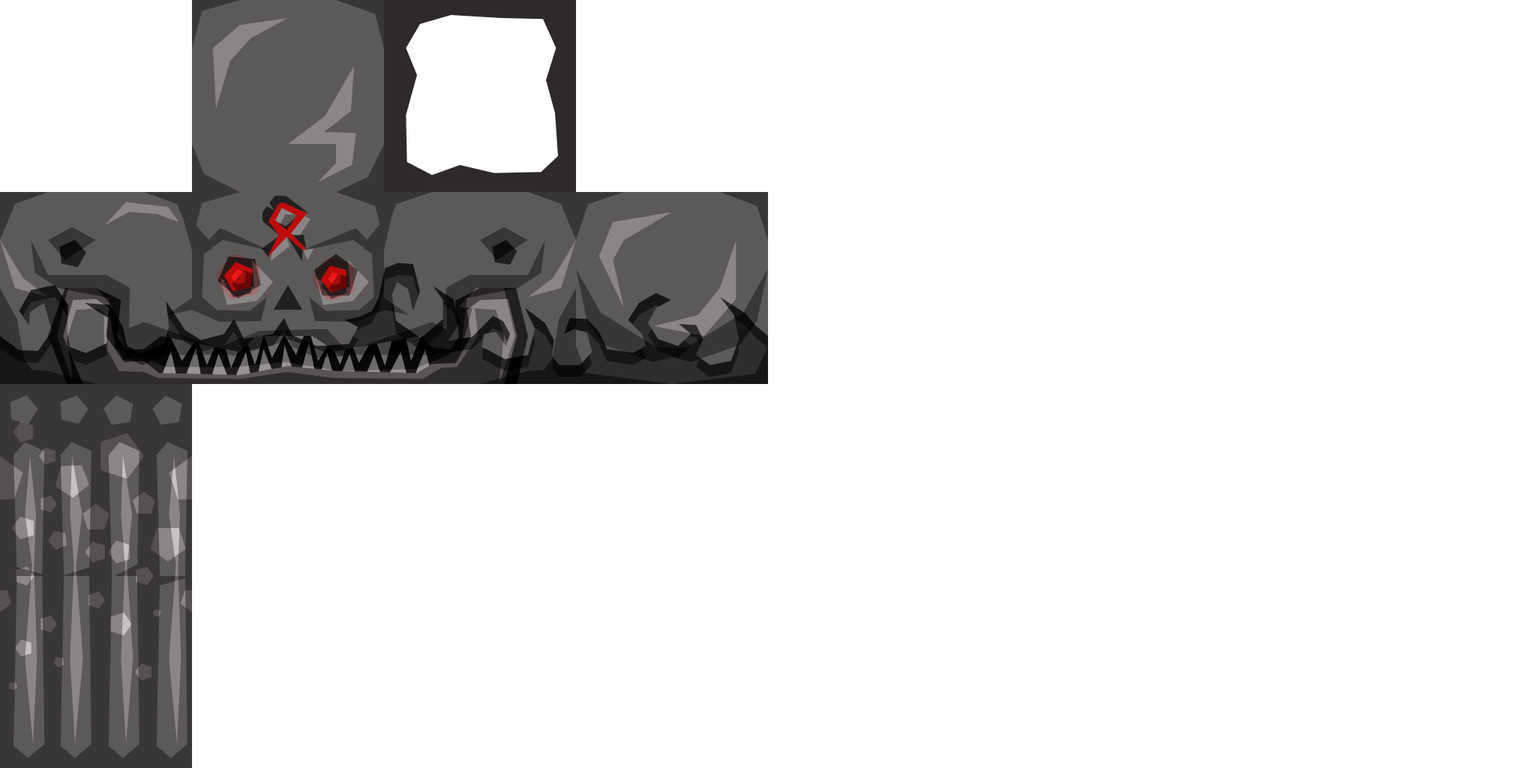
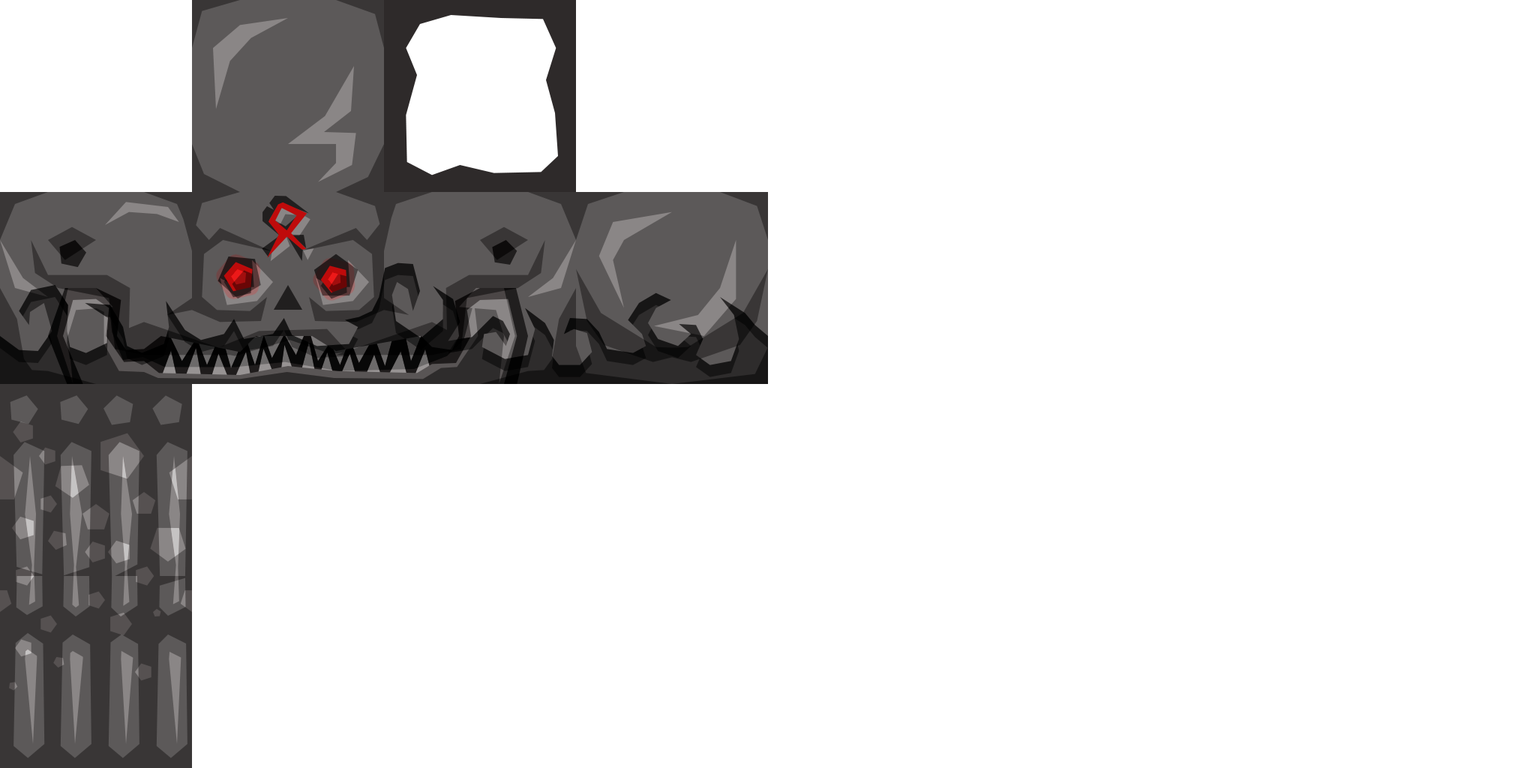
Layer changes from the first 1536 × 768 image to the second:
painted on "Forme 9", unmasked it over [14,600,187,658]
painted on "Forme 2", unmasked it over [14,600,187,658]
painted on "Forme 4", unmasked it over [14,600,187,658]
painted on "Forme 3", unmasked it over [14,600,187,658]
